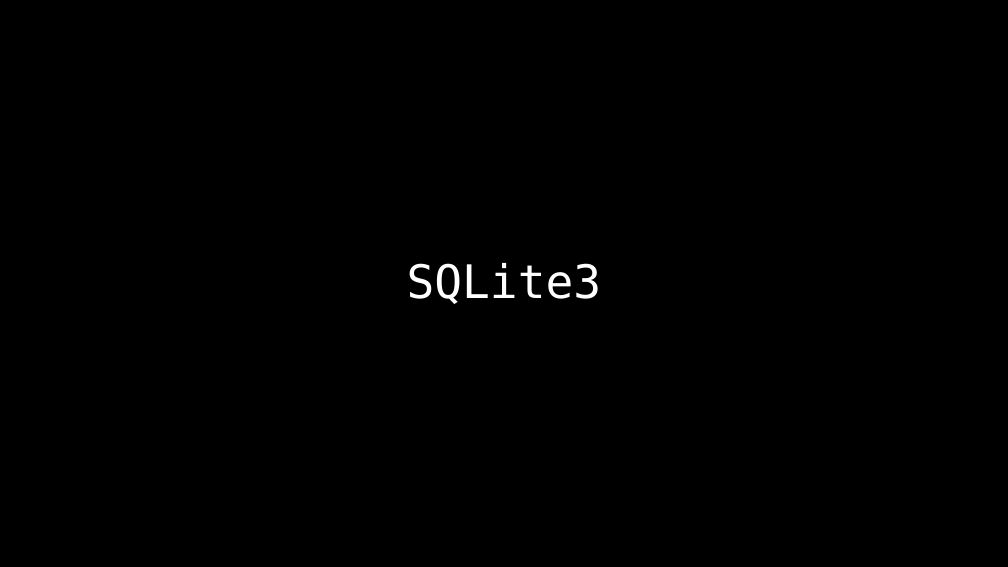
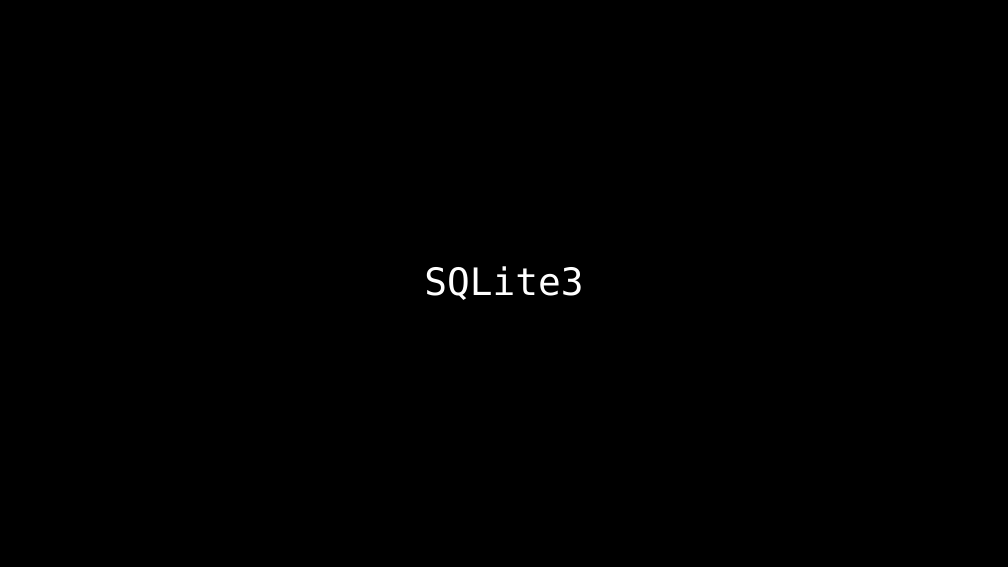
Before and after one commit to mind-dance/students-assignments, a slide deck: slide 5 of 学委作业收集管理系统.pptx (slide 4 before the commit). Drawn at 1008x567 pixels with LibreOffice and Linux fonts; fonts in the diff are those of the drawing. Boxes give left, top, right and bottom in pixels: in the first picture for what was removed or moved away, otherwise in the second. Text is boxed around its words. In the diff, an @@ line names an element or a change of style, - is before the commit and + after.

```diff
--- a/学委作业收集管理系统.pptx
+++ b/学委作业收集管理系统.pptx
@@ title "SQLite3" at [424, 266, 583, 300]: size 44 to 36 pt @@
```
Also in this commit, not shown: 4 other slides changed, 1 slide added, 8 slides removed, 3 other files.
